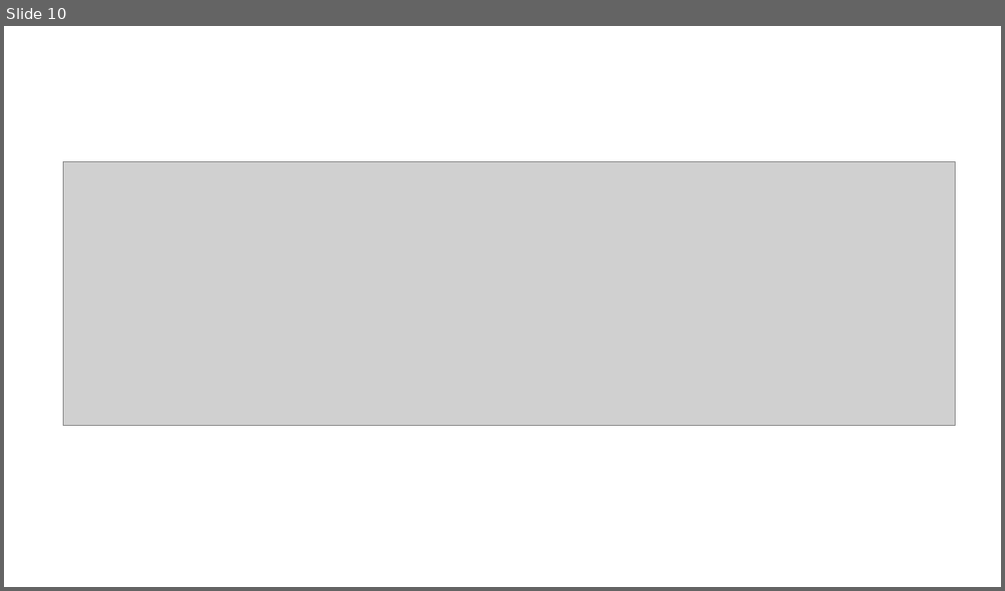
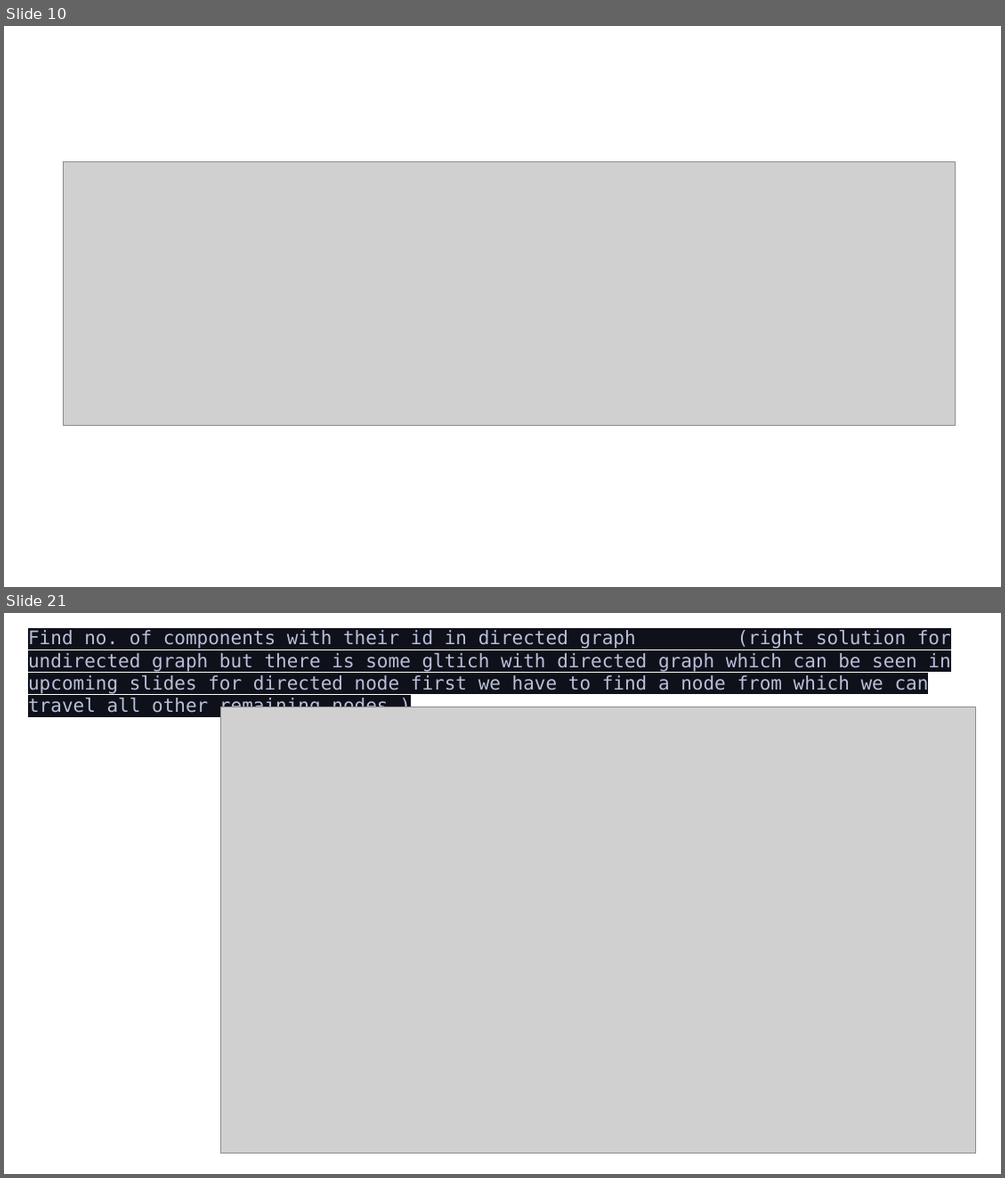
Before and after one commit to kumarabhishekbansal/DetailedGraph, a slide deck: 1.pptx. Shown one above the other, each under a label of ours: slide 10 before the commit, slides 10 and 21 after it; the slides between them are not shown. The pictures are 1005x591 and 1005x1178 pixels, drawn with LibreOffice and Linux fonts; fonts in the diff are those of the drawing; grey boxes stand for pictures. Boxes give left, top, right and bottom in pixels: in the first picture for what was removed or moved away, otherwise in the second. Text is boxed around its words. In the diff, an @@ line names an element or a change of style, - is before the commit and + after.

```diff
--- a/1.pptx
+++ b/1.pptx
@@ slide 21 added at <box>4,613,1001,1174</box>, background #FFFFFF @@
@@ text added at <box>28,630,951,716</box>, 18 pt, text #BABED8 @@
+Find no. of components with their id in directed graph (right solution for undirected graph but there is some gltich with directed graph which can be seen in upcoming slides for directed node first we have to find a node from which we can travel all other remaining nodes )
@@ picture added at <box>221,707,976,1153</box> @@
```
Also in this commit, not shown: 1 slide changed, 20 other slides added, 3 other files.
